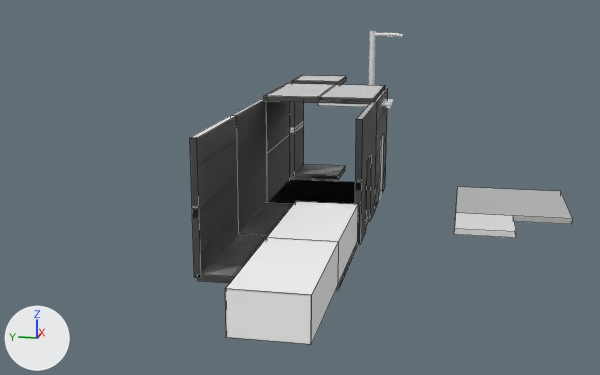
The Blender file BlenderImports/environment_models.blend, before and after one commit.
Rendered twice from a 50 mm lens placed at (-35.18, -4.17, 8.05), pointed at (-8.14, 1.24, 1.29). The axes (+X, +Y, +Z) are drawn at lower left. The lights are the same throughout. Mesh edges are drawn as thin lines on the coarser meshes.

The first picture shows 'AsphaltFloor', 'ConcreteFloor', 'Counter', 'FullCeiling', 'FullFloor.002', 'FullFloor.003', 'MainCounter', 'Wall1', 'Wall1Doorway', 'Wall1Half1', 'Wall1Half2', 'Wall2'.
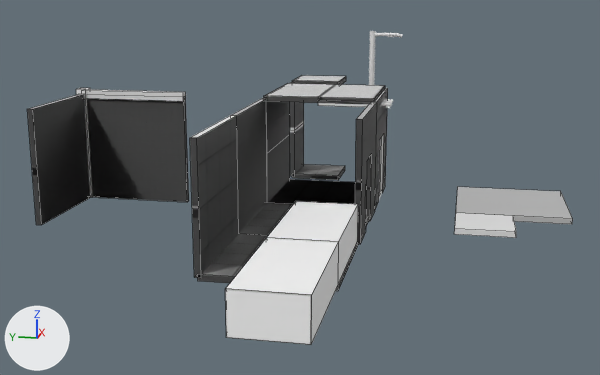
Changed parts and their boxes [x1, y1, x2, y2] in the pictures (600 x 375 px):
'Wall1.002', added (black)
    after: [86, 96, 189, 202]
'Wall1.001', added (black)
    after: [27, 94, 91, 225]
'HorizontalSide', added
    after: [86, 89, 186, 101]
'VerticalSide', added
    after: [85, 100, 92, 197]
'CubeSide', added
    after: [76, 88, 90, 100]

The change in detail:
Mesh me_cube_030 is new.
It is a box spanning x -1.0..1.0, y -1.0..1.0, z -1.0..1.0.
Object 'CubeSide' (ob_cubeside) is new; it shows me_cube_030.
Its location is (-6.0, 10.0, 4.0).
Its scale is (0.195, 0.195, 0.195).
Object 'HorizontalSide' (ob_horizontalside) is new; it shows a copy of me_cube_030.
Its location is (-6.0, 8.0, 4.0).
Its rotation in degrees is (90, 0, 0).
Its scale is (0.15, 0.15, 2.0).
Object 'VerticalSide' (ob_verticalside) is new; it shows a copy of me_cube_030.
Its location is (-6.0, 10.0, 2.0).
Its scale is (0.15, 0.15, 2.0).
Object 'Wall1.002' (ob_wall1_002) is new; it shows a copy of the mesh of ob_wall1.
Its location is (-6.0, 8.0, 2.0).
Its rotation in degrees is (90, 0, -90).
Its scale is (2.0, 2.0, 0.1).
It gains a BOOLEAN modifier named 'Boolean'.
Object 'Wall1.001' (ob_wall1_001) is new; it shows a copy of the mesh of ob_wall1.
Its location is (-8.0, 10.0, 2.0).
Its rotation in degrees is (90, 0, 0).
Its scale is (2.0, 2.0, 0.1).
It gains a BOOLEAN modifier named 'Boolean'.
